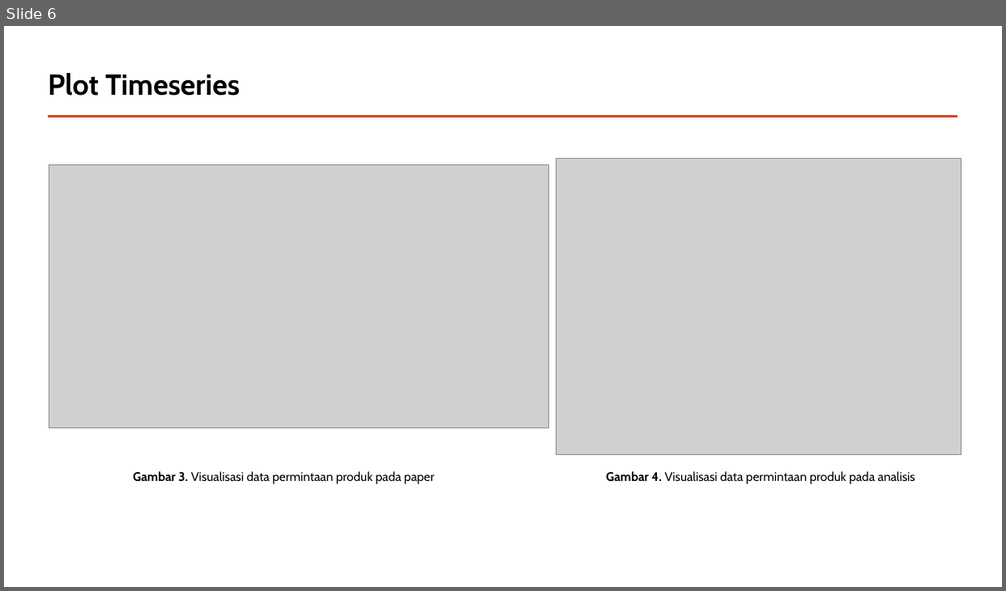
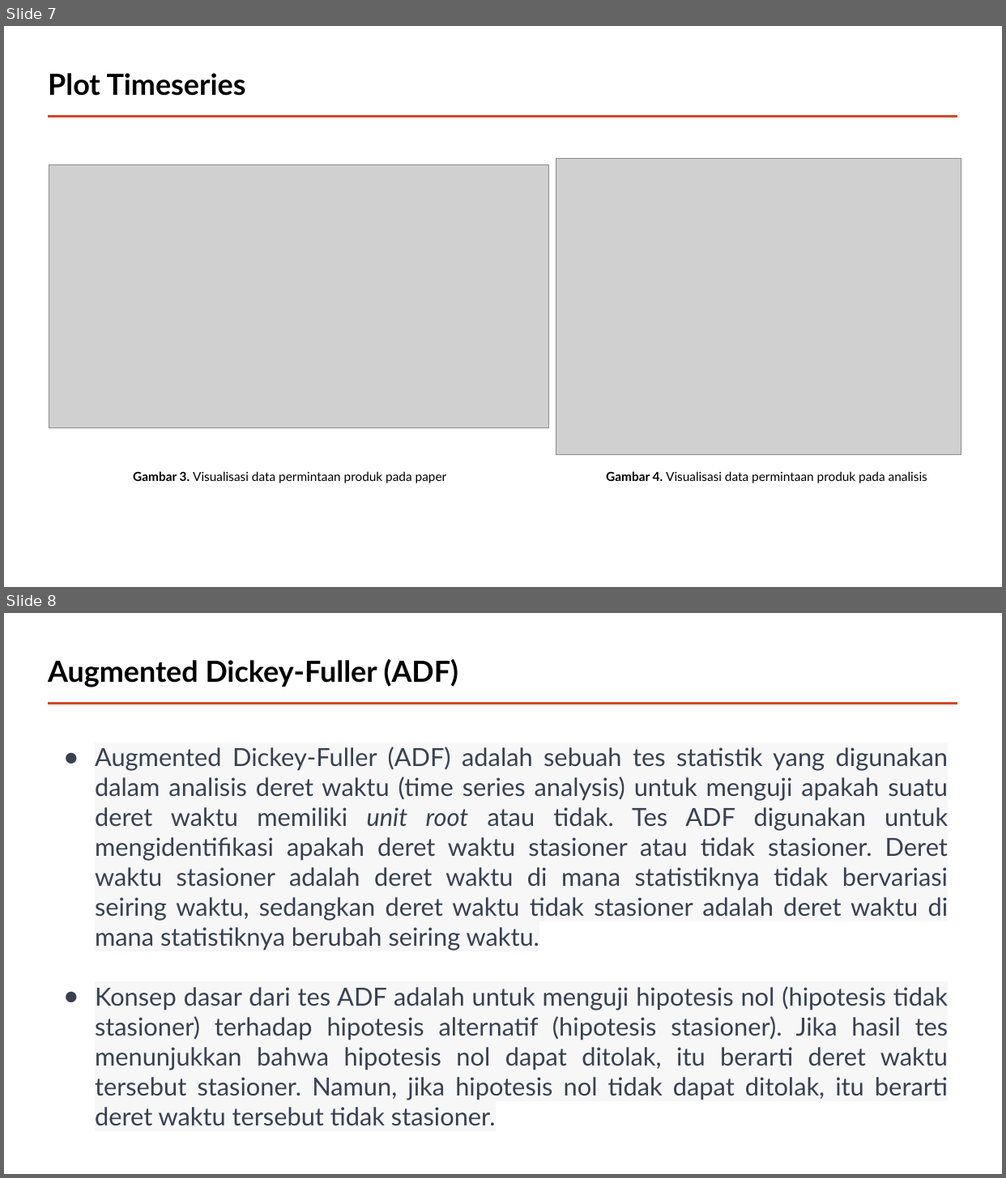
Before and after one commit to andrewmanuelt/arima, a slide deck: Presentasi.pptx. Shown one above the other, each under a label of ours: slide 6 before the commit, slides 7 and 8 after it. The pictures are 1006x591 and 1006x1178 pixels, drawn with LibreOffice and Linux fonts; fonts in the diff are those of the drawing; grey boxes stand for pictures. Boxes give left, top, right and bottom in pixels: in the first picture for what was removed or moved away, otherwise in the second. Text is boxed around its words. In the diff, an @@ line names an element or a change of style, - is before the commit and + after.

```diff
--- a/Presentasi.pptx
+++ b/Presentasi.pptx
@@ slide 8 added at (4,613,1002,1174), background #FFFFFF; not listed: 1 template element that a slide beside it also shows @@
@@ title added at (48,659,458,688), 28 pt, text #000000, bold @@
+Augmented Dickey-Fuller (ADF)
@@ text added at (95,747,948,1127), 24 pt, text #374151 @@
+● Augmented Dickey-Fuller (ADF) adalah sebuah tes statistik yang digunakan dalam analisis deret waktu (time series analysis) untuk menguji apakah suatu deret waktu memiliki unit root atau tidak. Tes ADF digunakan untuk mengidentifikasi apakah deret waktu stasioner atau tidak stasioner. Deret waktu stasioner adalah deret waktu di mana statistiknya tidak bervariasi seiring waktu, sedangkan deret waktu tidak stasioner adalah deret waktu di mana statistiknya berubah seiring waktu.
+● Konsep dasar dari tes ADF adalah untuk menguji hipotesis nol (hipotesis tidak stasioner) terhadap hipotesis alternatif (hipotesis stasioner). Jika hasil tes menunjukkan bahwa hipotesis nol dapat ditolak, itu berarti deret waktu tersebut stasioner. Namun, jika hipotesis nol tidak dapat ditolak, itu berarti deret waktu tersebut tidak stasioner.
@@ what was slide 6 is now slide 7 @@
@@ slide 7 changed as well @@
@@ font Cabin to Lato in 3 elements at (48,73,246,96), (133,472,447,484), (606,472,927,484) @@
```
Also in this commit, not shown: 12 other slides changed, 4 other slides added, 2 slides removed.
